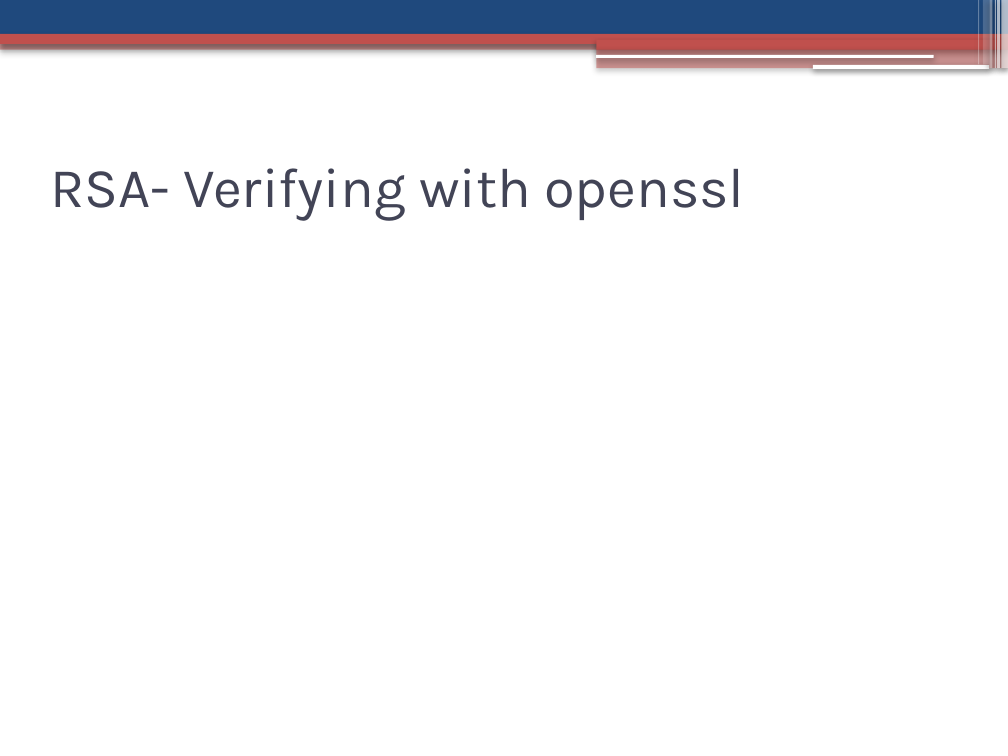
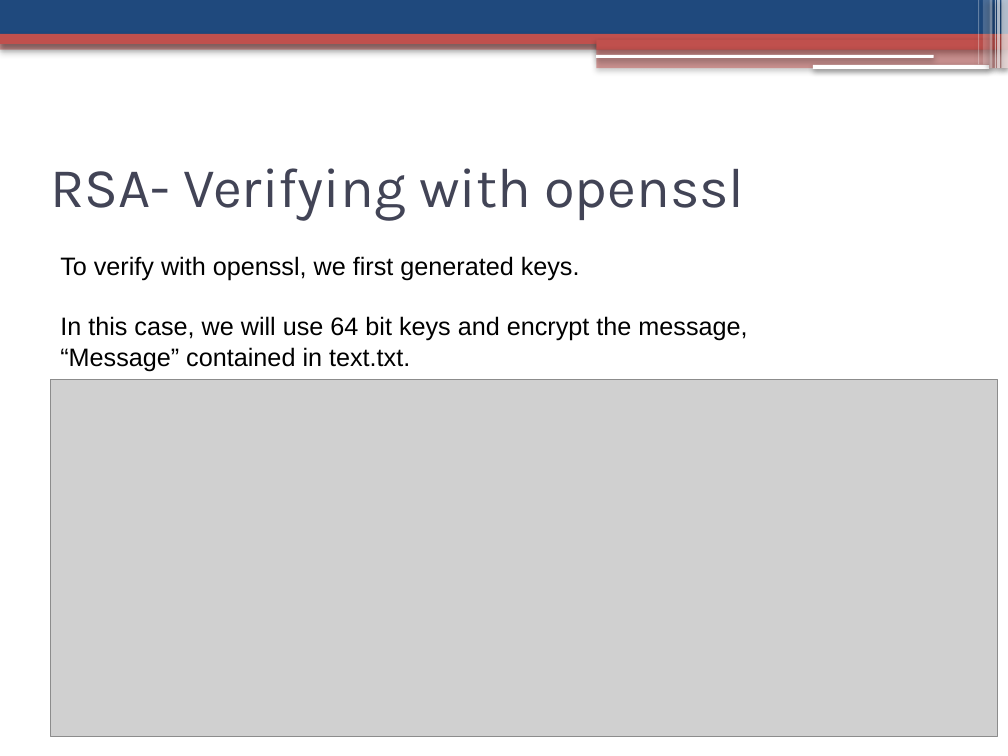
Before and after one commit to jaideng123/Cryptosystems, a slide deck: slide 14 of FinalPresentation.pptx. Drawn at 1008x756 pixels with LibreOffice and Linux fonts; fonts in the diff are those of the drawing; grey boxes stand for pictures. Boxes give left, top, right and bottom in pixels: in the first picture for what was removed or moved away, otherwise in the second. Text is boxed around its words. In the diff, an @@ line names an element or a change of style, - is before the commit and + after.

Commit message:
Add OpenSSL Testing and RSA Test case slides

```diff
--- a/FinalPresentation.pptx
+++ b/FinalPresentation.pptx
@@ text added at (x1=60, y1=256, x2=747, y2=371), 18 pt, text #000000 @@
+To verify with openssl, we first generated keys.
+In this case, we will use 64 bit keys and encrypt the message, “Message” contained in text.txt.
@@ picture added at (x1=50, y1=379, x2=998, y2=736) @@
```
Also in this commit, not shown: 5 other slides changed, 10 slides added.
